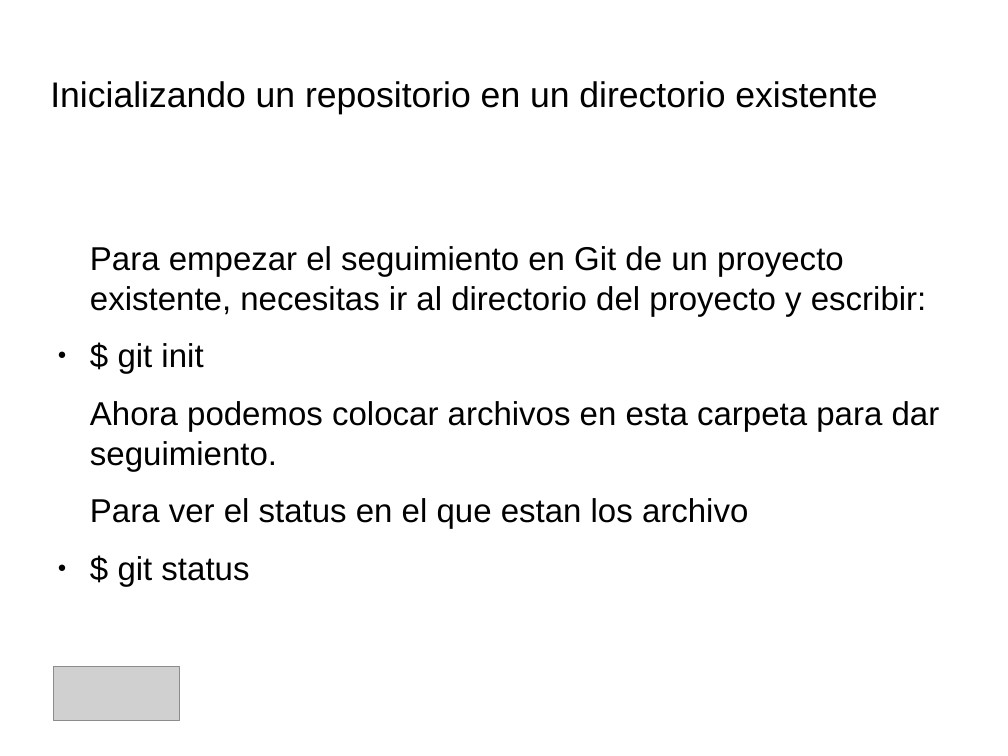
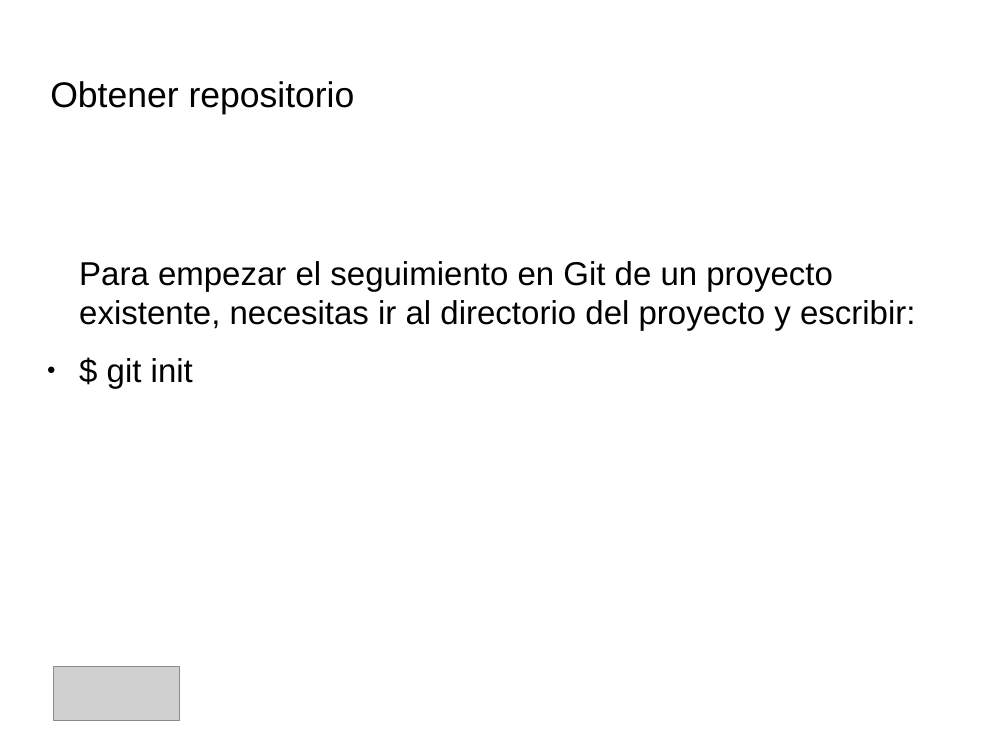
Before and after one commit to IllanPedro/Hardware, a slide deck: slide 8 of CursoGIT,GITHUB,SOURCETREE/Precentacion_Git.odp. Drawn at 1008x756 pixels with LibreOffice and Linux fonts; fonts in the diff are those of the drawing; grey boxes stand for pictures; background and template pictures are left out. Boxes give left, top, right and bottom in pixels: in the first picture for what was removed or moved away, otherwise in the second. Text is boxed around its words. In the diff, an @@ line names an element or a change of style, - is before the commit and + after.

Commit message:
commit para resolver problema

```diff
--- a/CursoGIT,GITHUB,SOURCETREE/Precentacion_Git.odp
+++ b/CursoGIT,GITHUB,SOURCETREE/Precentacion_Git.odp
@@ title at bbox=[50, 81, 355, 115]: text changed @@
-Inicializando un repositorio en un directorio existente
+Obtener repositorio
@@ text "Para empezar el seguimiento en ...": place and size @@
-text "Para empezar el seguimiento en ..." at bbox=[90, 246, 940, 586]
+text "Para empezar el seguimiento en ..." at bbox=[79, 261, 916, 388]
@@ text at bbox=[90, 401, 940, 586]: paragraphs removed @@
-Ahora podemos colocar archivos en esta carpeta para dar seguimiento.
-Para ver el status en el que estan los archivo
-● $ git status
```
Also in this commit, not shown: 12 other slides changed, 5 slides added, 2 slides removed, 4 other files.
